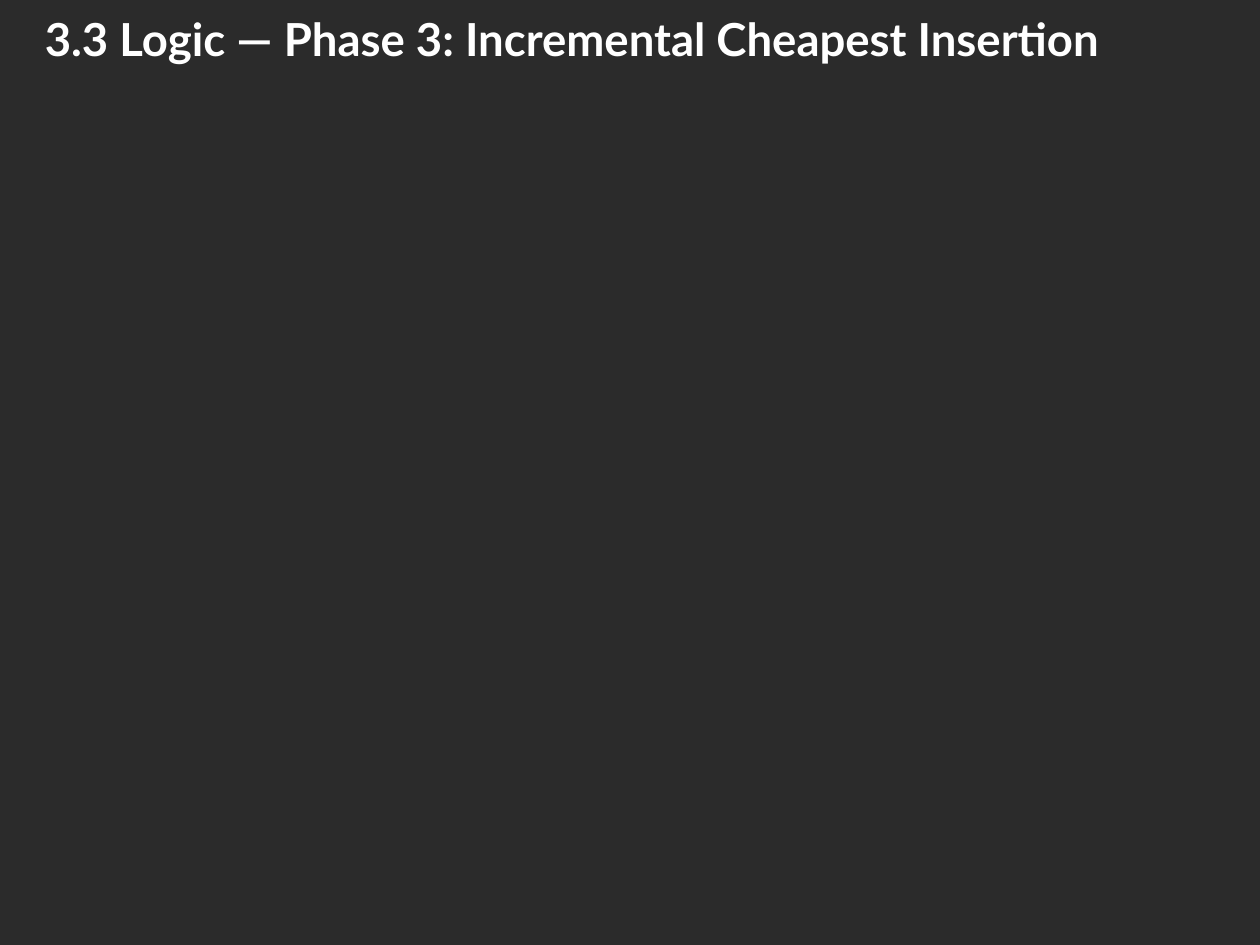
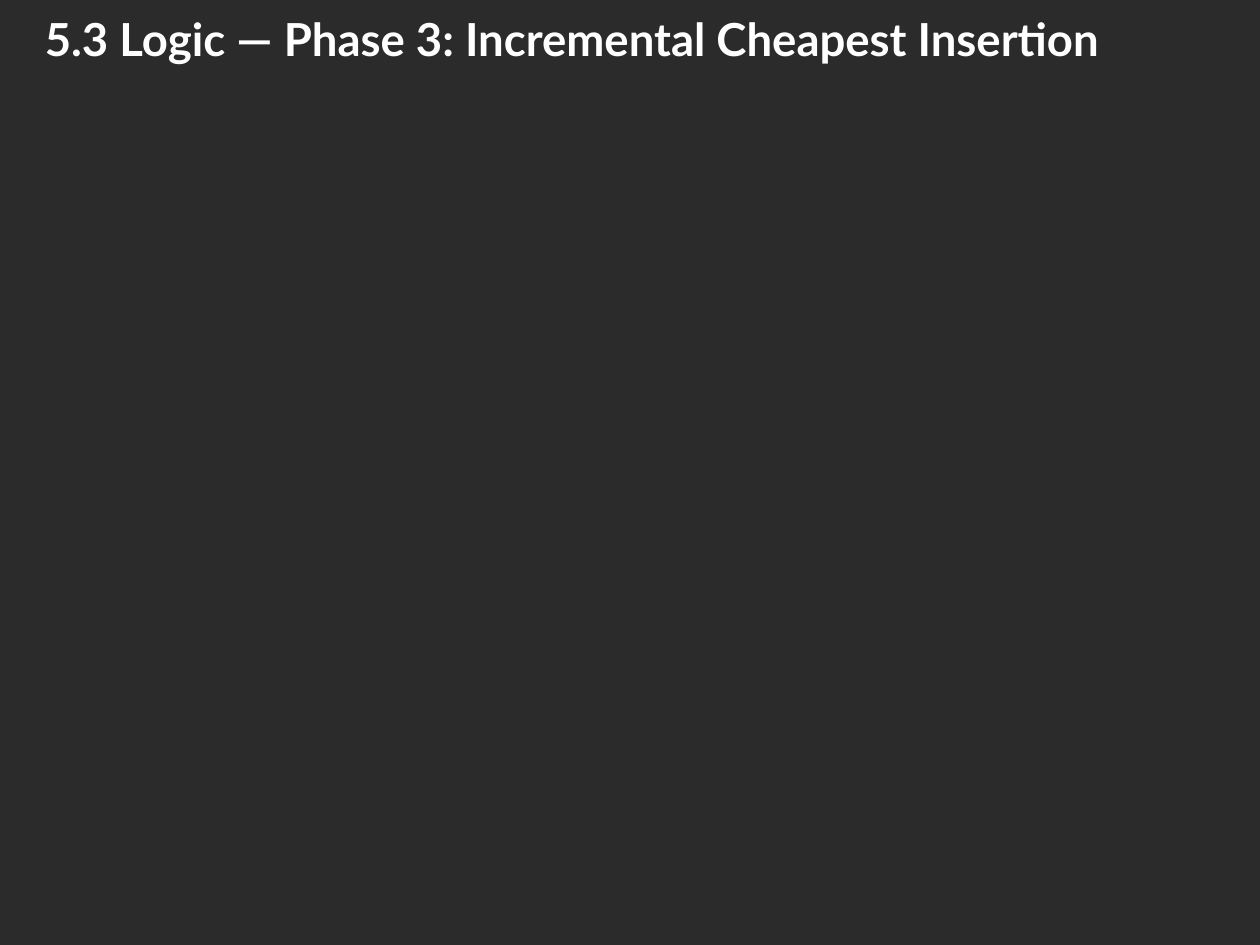
Before and after one commit to meeGit-dpm/167686_Project_Optimization, a slide deck: slide 25 of Report/FundOptG5.pptx (slide 12 before the commit). Drawn at 1260x945 pixels with LibreOffice and Linux fonts; fonts in the diff are those of the drawing; grey boxes stand for pictures; background and template pictures are left out; a plain dark background stands for a picture behind light text. Boxes give left, top, right and bottom in pixels: in the first picture for what was removed or moved away, otherwise in the second. Text is boxed around its words. In the diff, an @@ line names an element or a change of style, - is before the commit and + after.

```diff
--- a/Report/FundOptG5.pptx
+++ b/Report/FundOptG5.pptx
@@ title at (45,22,1099,65): text changed @@
-3.3 Logic — Phase 3: Incremental Cheapest Insertion
+5.3 Logic — Phase 3: Incremental Cheapest Insertion
```
Also in this commit, not shown: 22 other slides changed, 4 slides removed.
